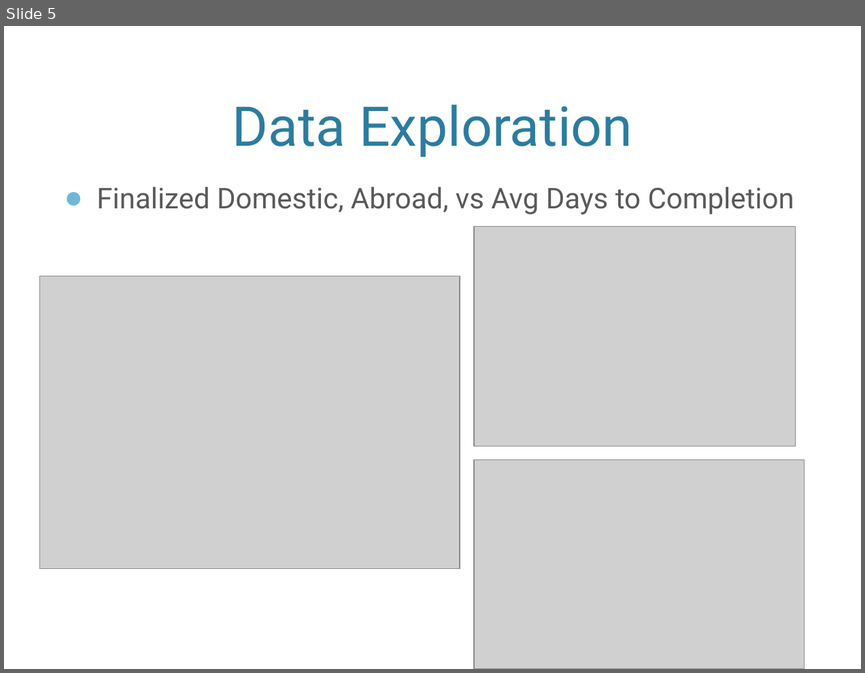
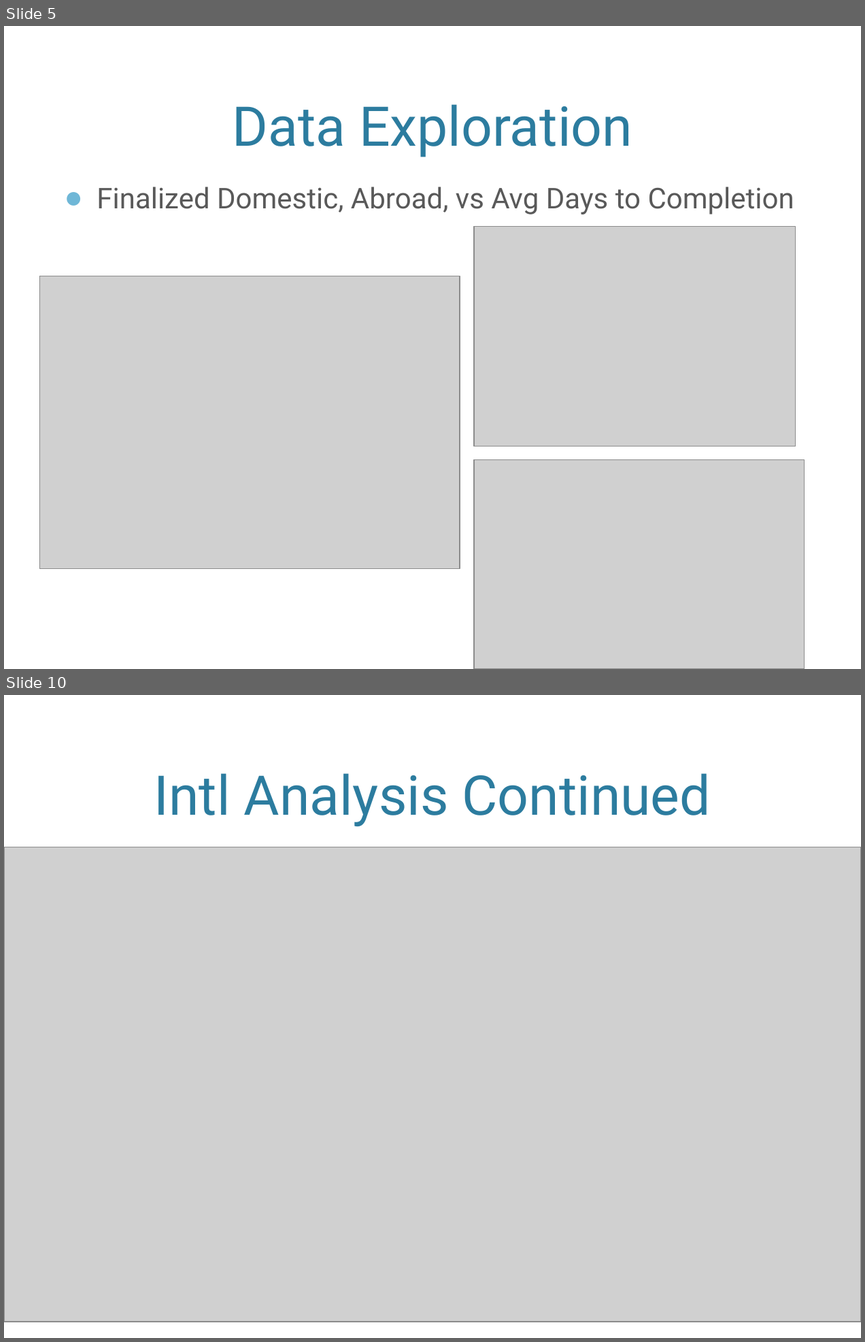
Before and after one commit to mgreese/Dat6-students, a slide deck: reese/Adoption_Presentation.pptx. Shown one above the other, each under a label of ours: slide 5 before the commit, slides 5 and 10 after it; the slides between them are not shown. The pictures are 865x673 and 865x1342 pixels, drawn with LibreOffice and Linux fonts; fonts in the diff are those of the drawing; grey boxes stand for pictures; background and template pictures are left out. Boxes give left, top, right and bottom in pixels: in the first picture for what was removed or moved away, otherwise in the second. Text is boxed around its words. In the diff, an @@ line names an element or a change of style, - is before the commit and + after.

```diff
--- a/reese/Adoption_Presentation.pptx
+++ b/reese/Adoption_Presentation.pptx
@@ slide 10 added at box(4, 695, 861, 1338), background picture (left out) @@
@@ title added at box(154, 773, 711, 826), 46 pt, text #2C7C9F @@
+Intl Analysis Continued
@@ picture added at box(4, 847, 861, 1321) @@
```
Also in this commit, not shown: 2 slides changed, 10 other slides added, 1 other file.
